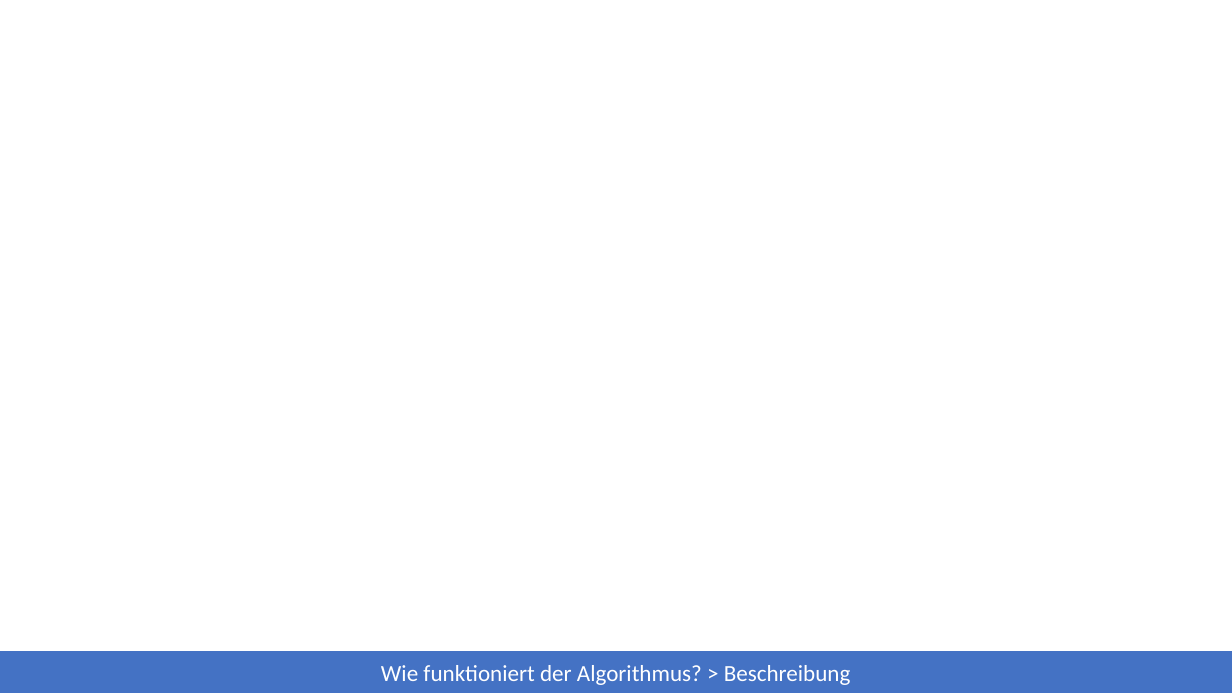
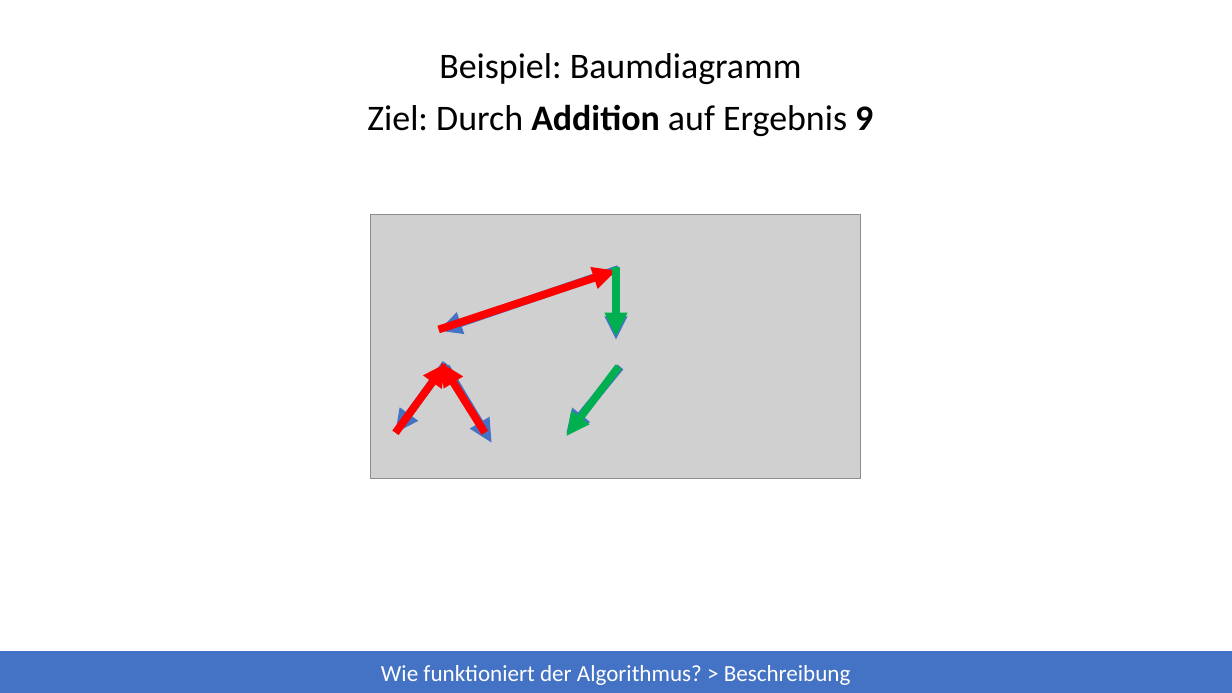
Before and after one commit to 7rebux/backtracking, a slide deck: slide 4 of _presentation/main.pptx. Drawn at 1232x693 pixels with LibreOffice and Linux fonts; fonts in the diff are those of the drawing; grey boxes stand for pictures. Boxes give left, top, right and bottom in pixels: in the first picture for what was removed or moved away, otherwise in the second. Text is boxed around its words. In the diff, an @@ line names an element or a change of style, - is before the commit and + after.

Commit message:
Update presentation

```diff
--- a/_presentation/main.pptx
+++ b/_presentation/main.pptx
@@ text added at <box>367,53,873,136</box>, 28 pt, text #000000 @@
+Beispiel: Baumdiagramm
+Ziel: Durch Addition auf Ergebnis 9
@@ picture added at <box>372,214,861,480</box> @@
@@ arrow added from (618, 269) to (439, 331), #4472C4 6 pt @@
@@ arrow added from (616, 267) to (616, 335), #00B050 6 pt @@
@@ arrow added from (439, 330) to (616, 271), #FF0000 6 pt @@
@@ arrow added from (616, 271) to (616, 339), #4472C4 6 pt @@
@@ arrow added from (446, 363) to (396, 433), #4472C4 6 pt @@
@@ arrow added from (396, 433) to (446, 363), #FF0000 6 pt @@
@@ arrow added from (485, 433) to (441, 363), #FF0000 6 pt @@
@@ arrow added from (446, 367) to (492, 443), #4472C4 6 pt @@
@@ arrow added from (620, 367) to (567, 433), #4472C4 6 pt @@
@@ arrow added from (618, 367) to (567, 436), #00B050 6 pt @@
```
Also in this commit, not shown: 2 other slides changed, 11 slides added, 8 other files.
